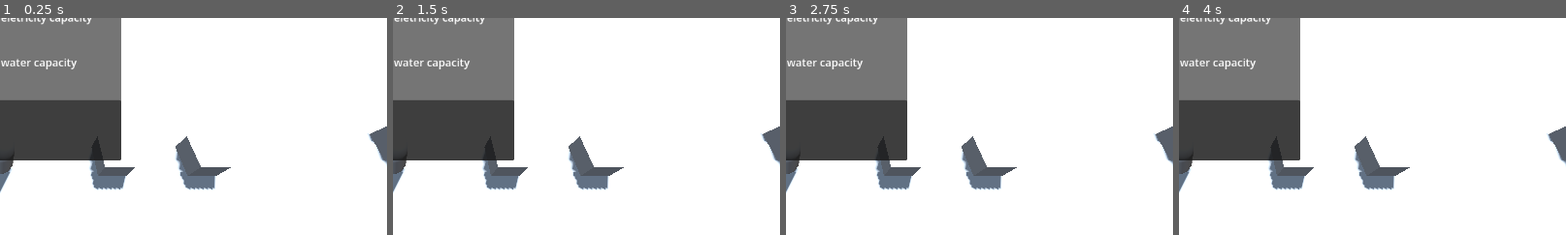
Above: before the commit, frames 1-4 (left to right).
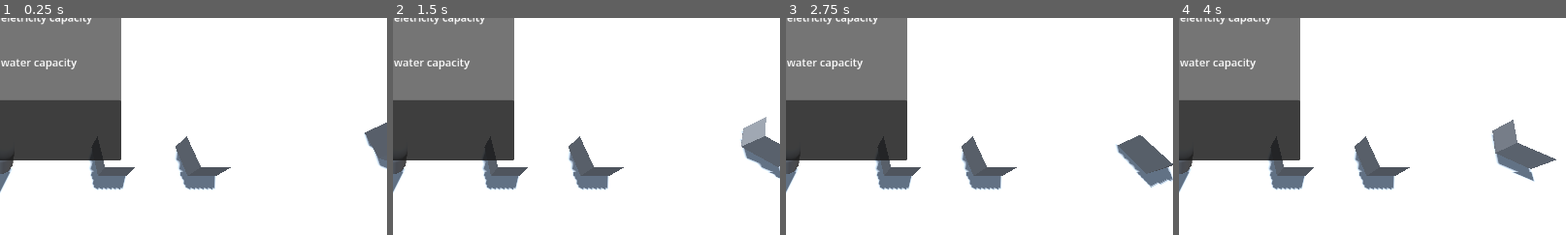
Above: after the commit, the same moments.

Repository: abody2k/Of-mice-and-cheese
Game: Godot game, scene res://scenes/main.tscn
The game is run twice, just before and just after one commit, with the same random seed, the same clock (stepped at 60 frames per second) and the same inputs.
Inputs:
- Up to frame 1 (0.25 s): no input
- Up to frame 2 (1.5 s): click "sell" at 0.5 s; click "Buy" at 1.25 s
- Up to frame 3 (2.75 s): click "sell" at 2 s
- Up to frame 4 (4 s): click "Buy" at 2.75 s; click "Buy" at 3.5 s
The pictures show only the part of the screen within x 50-100%, y 50-100%; the shares and areas given below are measured in that part.

The runs differ from the first frame. In frame 1, 0.4% of the frame differs, in the area x 93-100%, y 48-70%; in frame 2, 1.7%; in frame 3, 2.4%; in frame 4, 2.5%, in the area x 80-100%, y 46-76%.

Commit message:
added moving rat alongside a path

Diff:
--- a/scenes/main.tscn
+++ b/scenes/main.tscn
@@ -75,7 +75,7 @@
 curve = SubResource("Curve3D_o5qli")
 
 [node name="follow" type="PathFollow3D" parent="paths/0" unique_id=449822368]
-transform = Transform3D(0.3456988, 0, 0.9383254, 0, 1.0000043, 0, -0.9383254, 0, 0.3456988, 6.5449643, 0, -0.3369684)
+transform = Transform3D(0.34569868, 0, 0.93832505, 0, 1.0000043, 0, -0.93832505, 0, 0.34569868, 6.5449643, 0, -0.3369684)
 
 [node name="rat" parent="paths/0/follow" unique_id=2088614294 instance=ExtResource("2_jyhfs")]
 
--- a/scripts/rat.gd
+++ b/scripts/rat.gd
@@ -9,6 +9,7 @@
 var frozen = false
 var eating = false
 
+var tween : Tween
 
 func start_eating():
 	eating = true
@@ -34,6 +35,13 @@
 
 
 
+
+func _ready():
+
+	tween = create_tween()
+	tween.tween_property(get_parent(),"progress_ratio",1.0,10)
+
+
 func _physics_process(delta):
 
 	if frozen:
